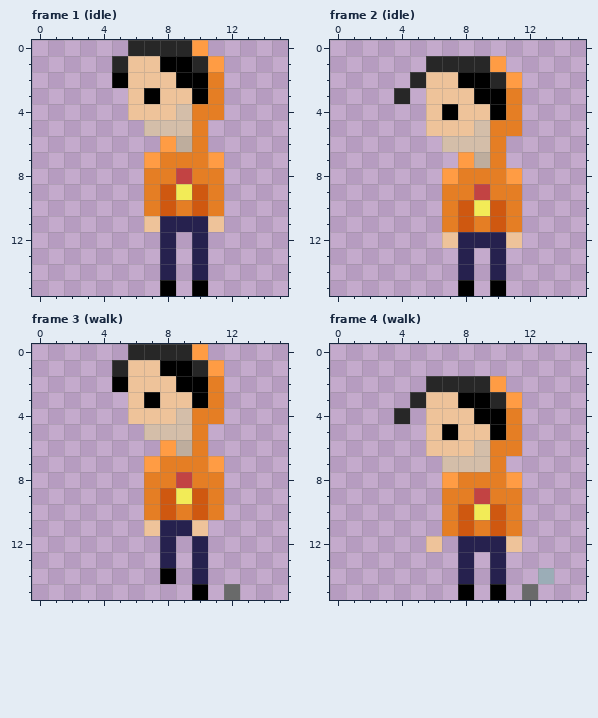
Edited in one commit: pixel-art file (aseprite/characters.ase). That is the earlier state.
16x16 pixels, 22 frames. Shown: frame 1 (idle), frame 2 (idle), frame 3 (walk), frame 4 (walk). The commit also changed other frames, which this record leaves out.
Once edited:
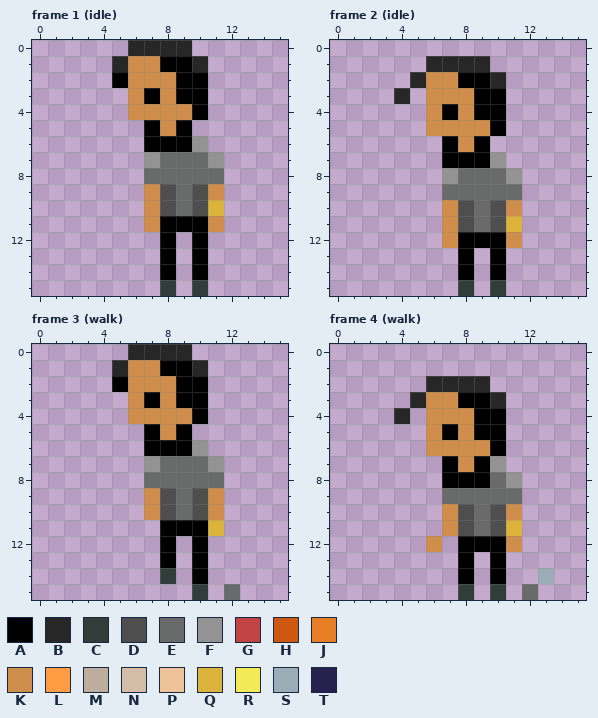
Palette (. is transparent): A #000000  B #272727  C #323c39  D #4e4e4e  E #696a6a  F #939393  G #c24343  H #cf5810  J #e57e24  K #cf8e4b  L #ff9c44  M #bead9d  N #d4bea9  P #eec39a  Q #dcb43b  R #f2eb57  S #9badb7  T #26214e
From old to new:
layer "jp" now hidden
layer "raj" now shown
Changed rows in their new state; - is an unchanged pixel.
Frame 1 (idle):
first column x 6:
 0 ----.-
 1 KK---.
 2 KKK--.
 3 K-KA-.
 4 KKKKA.
 5 -AKA.-
 6 -AAAF-
 7 -FEEEF
 8 -EEEEE
 9 -KDEDK
10 -KDEDQ
11 -KAAAK
12 --A-A-
13 --A-A-
14 --A-A-
15 --C-C-
Frame 2 (idle):
first column x 6:
 1 ----.-
 2 KK---.
 3 KKK--.
 4 K-KA-.
 5 KKKKA.
 6 -AKA.-
 7 -AAAF-
 8 -FEEEF
 9 -EEEEE
10 -KDEDK
11 -KDEDQ
12 -KAAAK
13 --A-A-
14 --A-A-
15 --C-C-
Frame 3 (walk):
first column x 6:
 0 ----.-
 1 KK---.
 2 KKK--.
 3 K-KA-.
 4 KKKKA.
 5 -AKA.-
 6 -AAAF-
 7 -FEEEF
 8 -EEEEE
 9 -KDEDK
10 -KDEDK
11 -.AAAQ
12 --A-A-
13 --A-A-
14 --C-A-
15 ----C-
Frame 4 (walk):
first column x 6:
 2 ----.-
 3 KK---.
 4 KKK--.
 5 K-KA-.
 6 KKKKA.
 7 -AKAF-
 8 -AAAEF
 9 -EEEEE
10 -KDEDK
11 -KDEDQ
12 K-AAAK
13 --A-A-
14 --A-A-
15 --C-C-
Pixel boxes of the changes (left, top, right, bottom) in both pictures:
changed: (128, 40, 224, 296)
changed: (426, 56, 522, 296)
changed: (128, 344, 224, 600)
changed: (426, 376, 522, 600)
